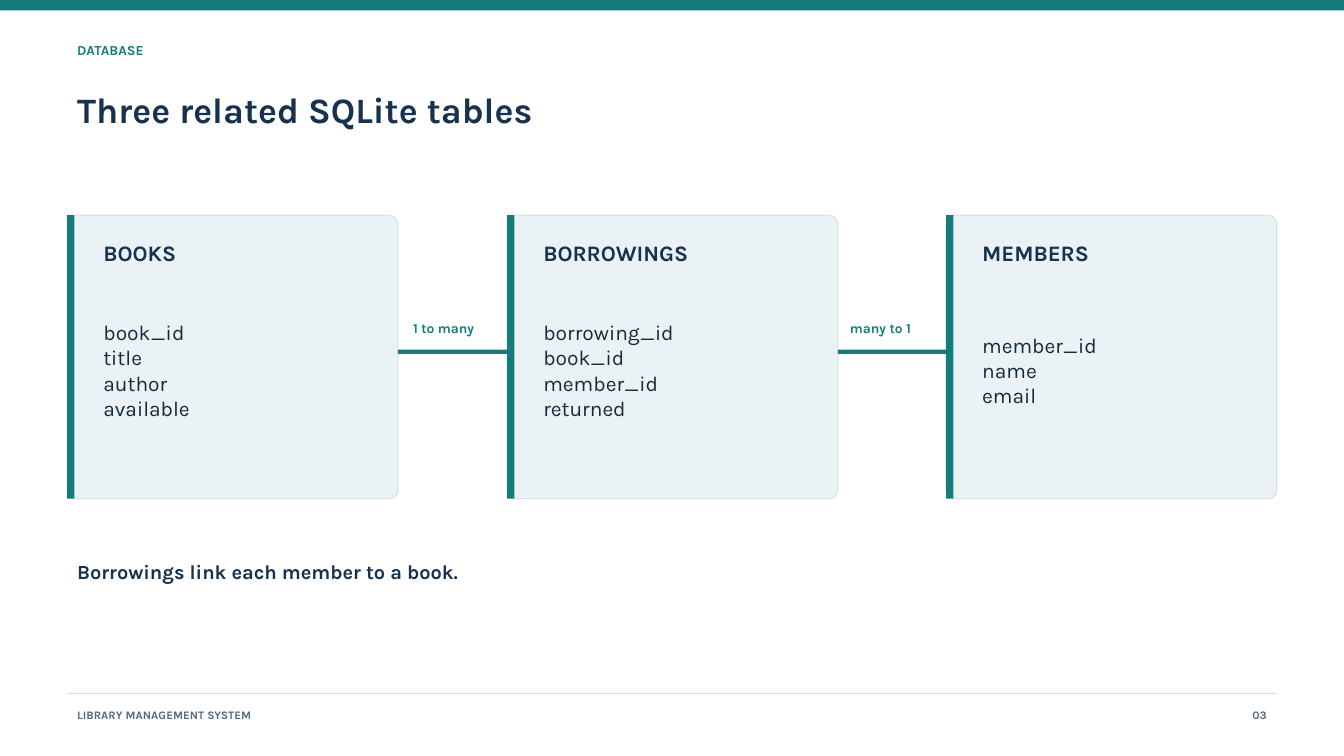
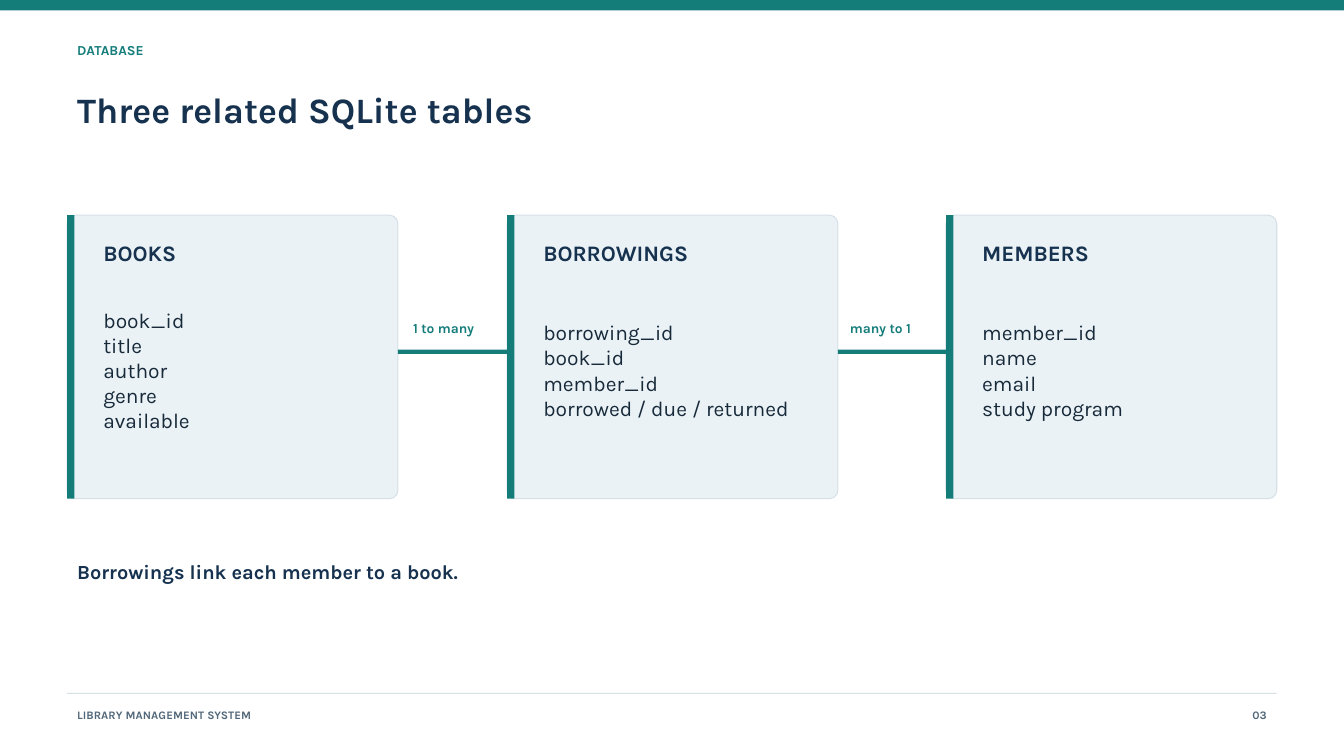
Before and after one commit to KuanyshAsker/PP2_Midterm_Project, a slide deck: slide 3 of ProjectPresentation.pptx. Drawn at 1344x756 pixels with LibreOffice and Linux fonts; fonts in the diff are those of the drawing. Boxes give left, top, right and bottom in pixels: in the first picture for what was removed or moved away, otherwise in the second. Text is boxed around its words. In the diff, an @@ line names an element or a change of style, - is before the commit and + after.

```diff
--- a/ProjectPresentation.pptx
+++ b/ProjectPresentation.pptx
@@ text at (103, 391, 157, 408): paragraph added @@
+genre
@@ text at (543, 401, 788, 417): text changed @@
-returned
+borrowed / due / returned
@@ text at (982, 401, 1123, 421): paragraph added @@
+study program
```
Also in this commit, not shown: 1 other slide changed, 6 other files.
